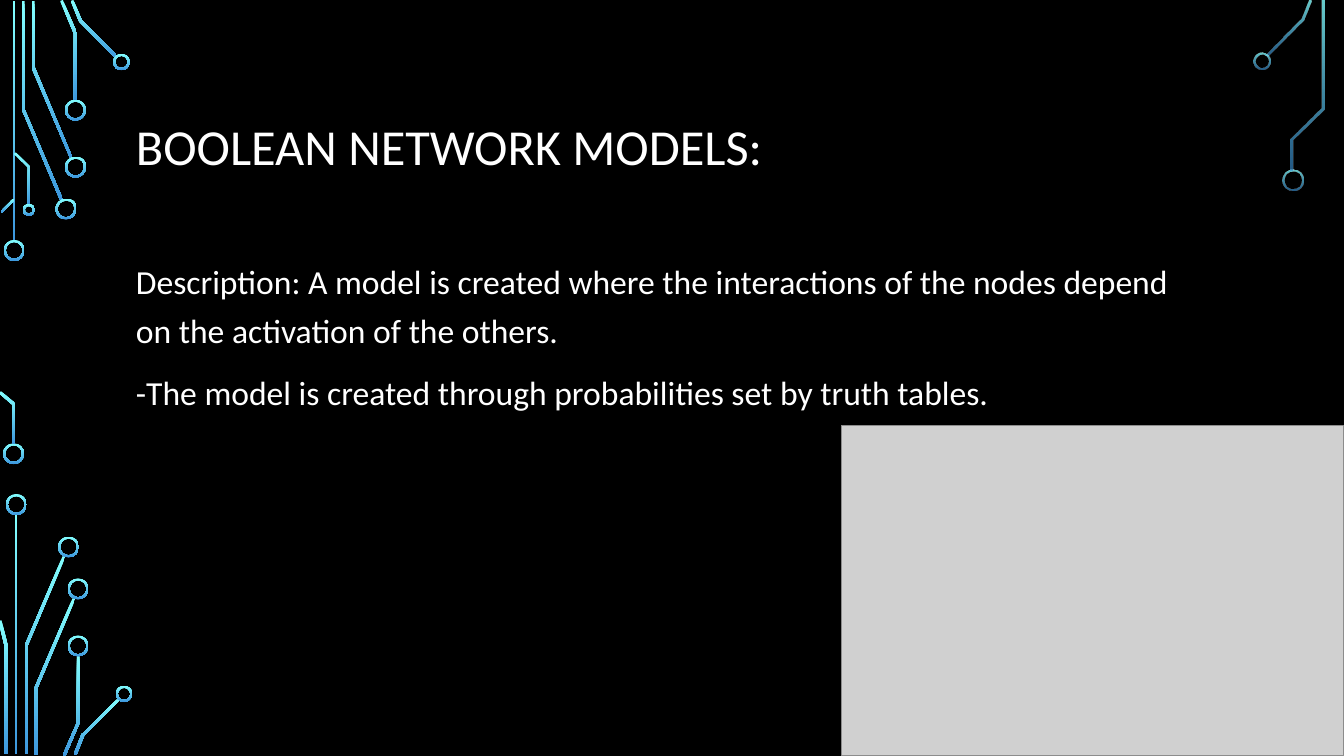
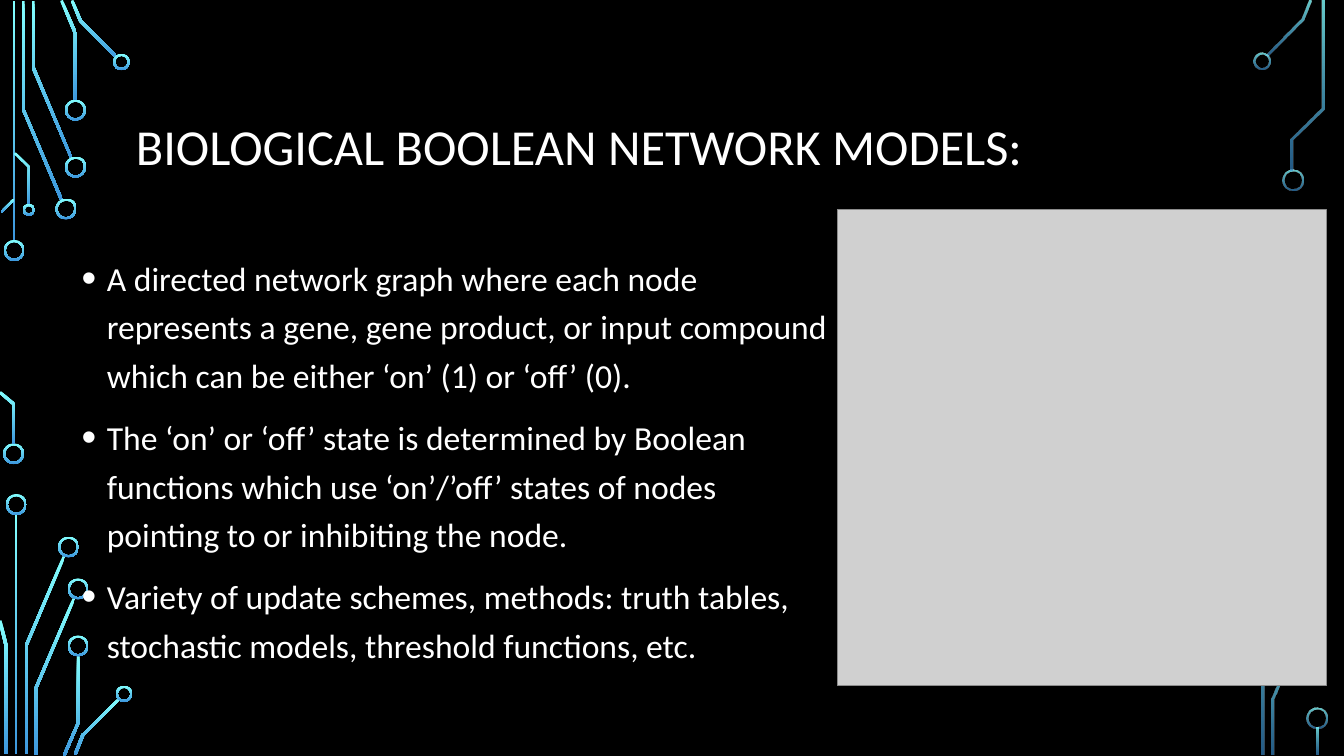
Before and after one commit to saleisha57/Bioinformatics_Final, a slide deck: slide 2 of Bioinformatics Project Slides_Better.pptx. Drawn at 1344x756 pixels with LibreOffice and Linux fonts; fonts in the diff are those of the drawing; grey boxes stand for pictures; background and template pictures are left out. Boxes give left, top, right and bottom in pixels: in the first picture for what was removed or moved away, otherwise in the second. Text is boxed around its words. In the diff, an @@ line names an element or a change of style, - is before the commit and + after.

```diff
--- a/Bioinformatics Project Slides_Better.pptx
+++ b/Bioinformatics Project Slides_Better.pptx
@@ title at [136, 132, 1022, 166]: text changed @@
-BOOLEAN NETWORK MODELS:
+BIOLOGICAL BOOLEAN NETWORK MODELS:
@@ picture added at [838, 210, 1327, 686] @@
@@ text at [107, 267, 827, 662]: text changed @@
-Description: A model is created where the interactions of the nodes depend on the activation of the others.
--The model is created through probabilities set by truth tables.
+• A directed network graph where each node represents a gene, gene product, or input compound which can be either ‘on’ (1) or ‘off’ (0).
+• The ‘on’ or ‘off’ state is determined by Boolean functions which use ‘on’/’off’ states of nodes pointing to or inhibiting the node.
+• Variety of update schemes, methods: truth tables, stochastic models, threshold functions, etc.
@@ picture removed at [842, 426, 1344, 756] @@
@@ freeform shape added at [1307, 708, 1328, 729], fill gradient #82FFFF to #3D97DE @@
```
Also in this commit, not shown: 3 other slides changed, 3 slides added, 1 slide removed.
